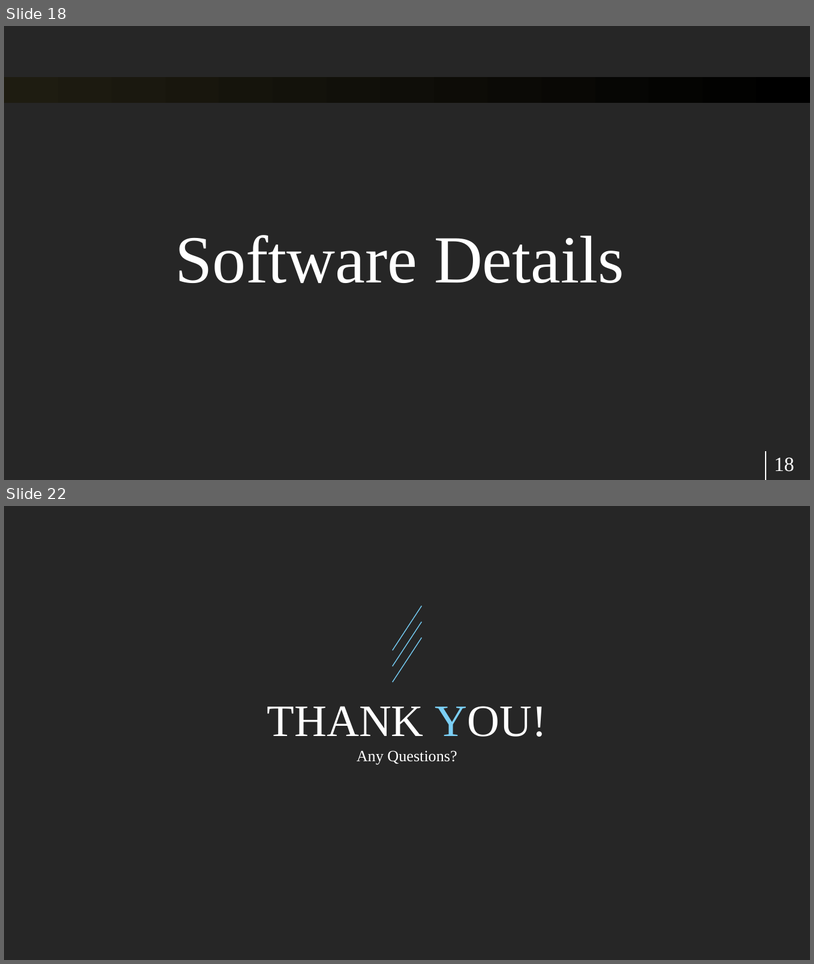
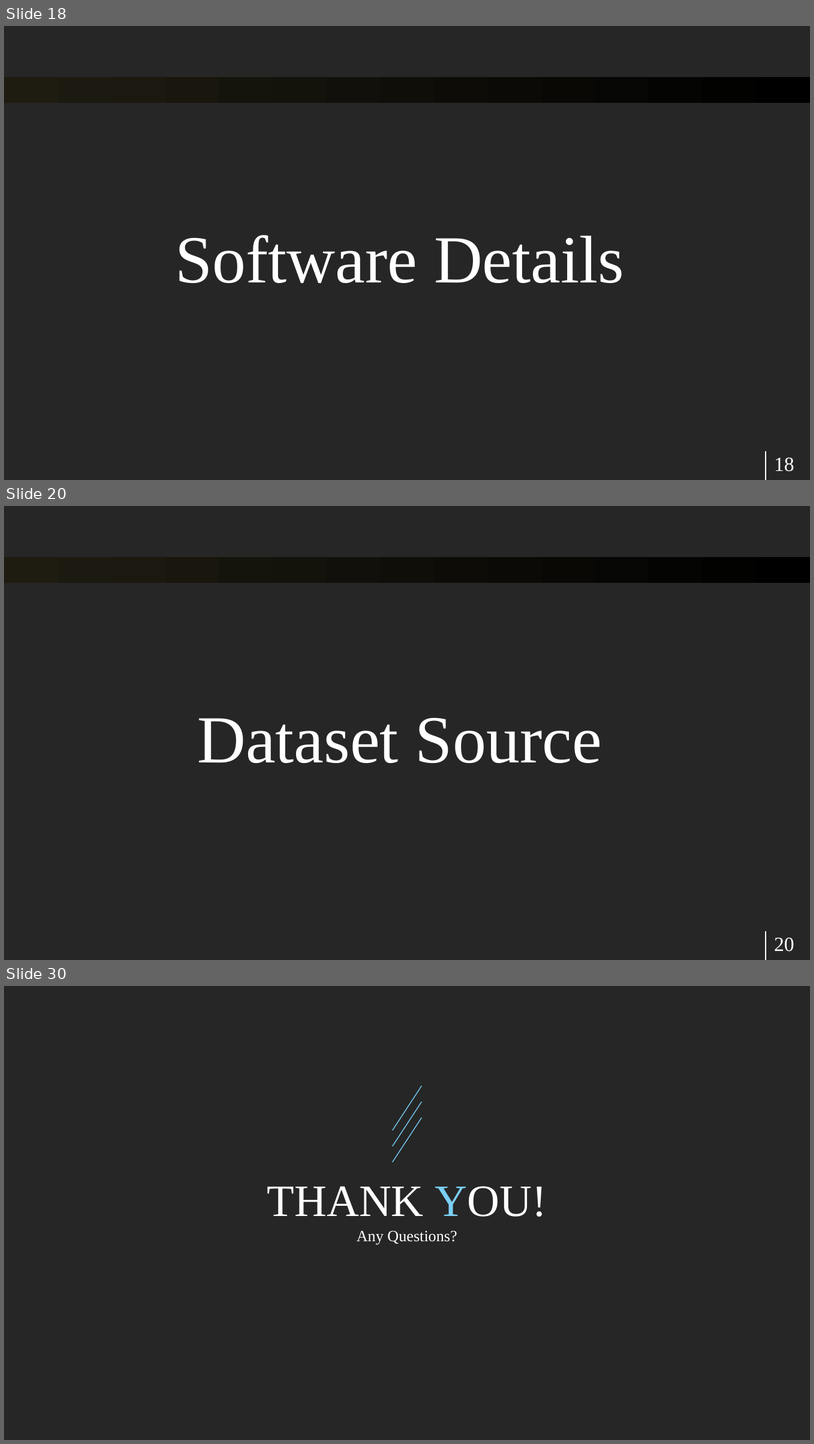
Before and after one commit to raghavddps2/Digital-Image-Processing-Project, a slide deck: Presentation/Digital Image Processing Project.pptx. Shown one above the other, each under a label of ours: slides 18 and 22 before the commit, slides 18, 20 and 30 after it; the slides between them are not shown. The pictures are 814x964 and 814x1444 pixels, drawn with LibreOffice and Linux fonts; fonts in the diff are those of the drawing. Boxes give left, top, right and bottom in pixels: in the first picture for what was removed or moved away, otherwise in the second. Text is boxed around its words. In the diff, an @@ line names an element or a change of style, - is before the commit and + after.

```diff
--- a/Presentation/Digital Image Processing Project.pptx
+++ b/Presentation/Digital Image Processing Project.pptx
@@ slide 20 added at [4,506,810,960], background #262626; not listed: 2 template elements that a slide beside it also shows @@
@@ text added at [197,718,602,763], 60 pt, text #FFFFFF @@
+Dataset Source
@@ page number added at [774,937,795,951], 18 pt, text #FFFFFF @@
+20
@@ what was slide 22 is now slide 30 @@
```
Also in this commit, not shown: 8 slides changed, 7 other slides added, 20 other files.
